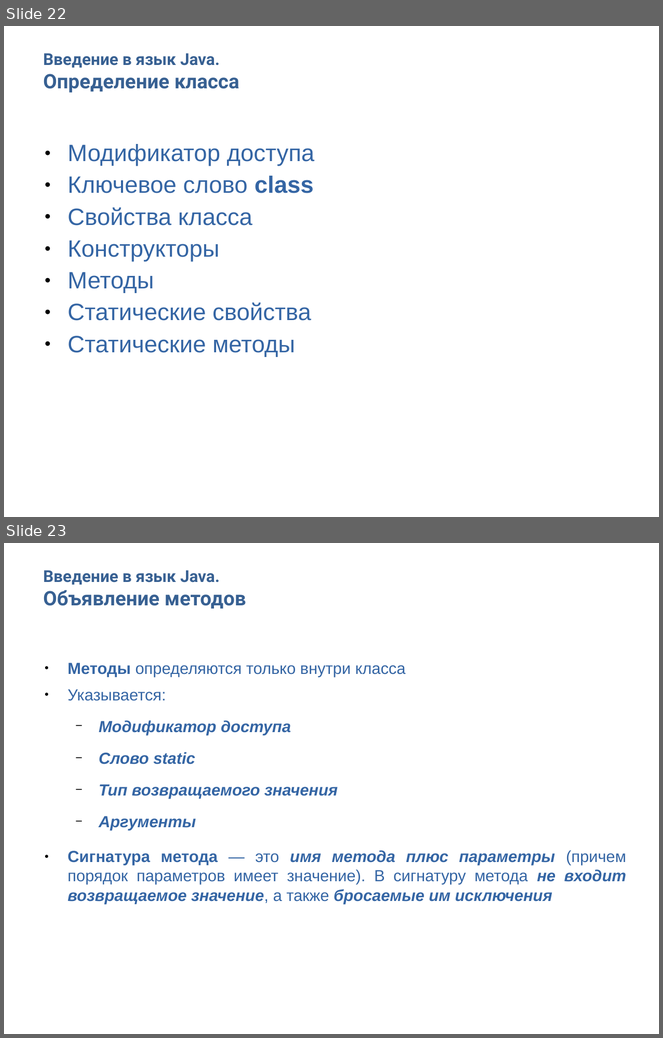
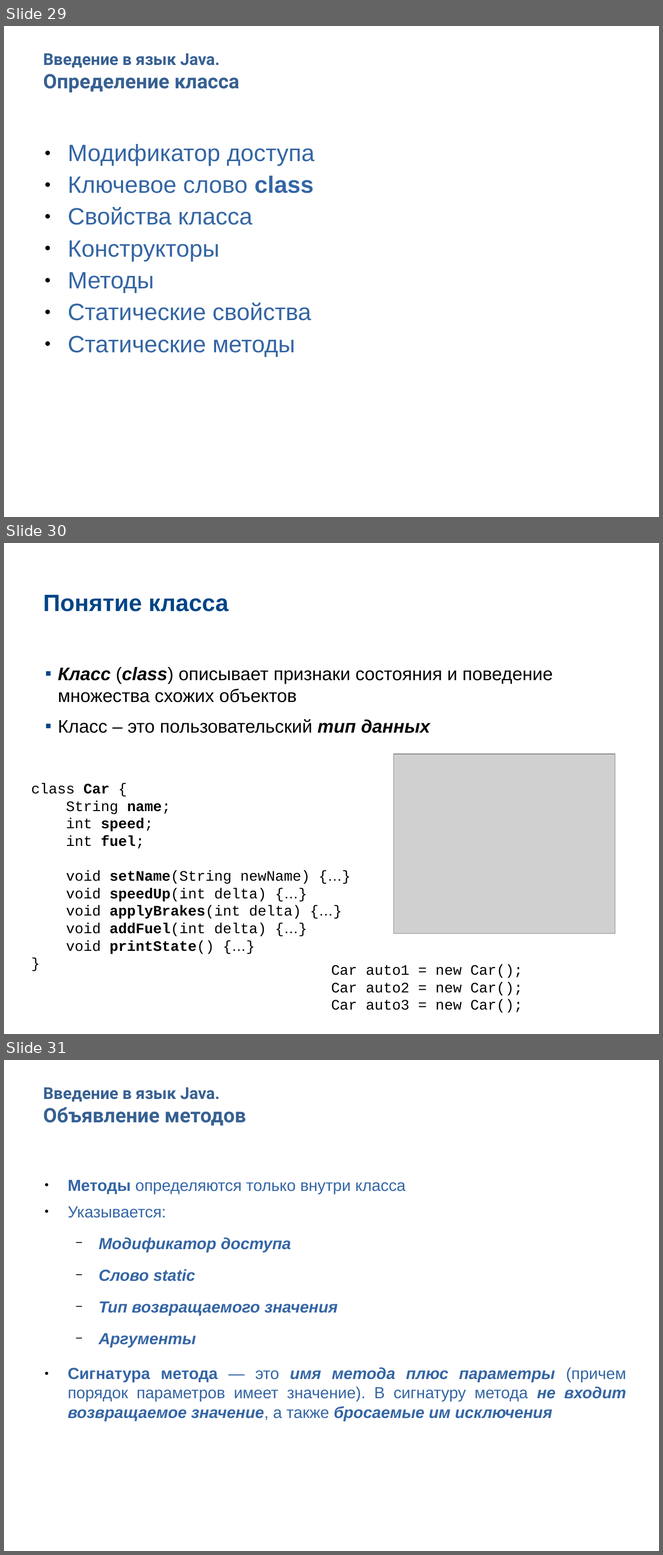
Before and after one commit to Vyacheslav2023/javase0111, a slide deck: presentation/JavaSE101Основы.pptx. Shown one above the other, each under a label of ours: slides 22 and 23 before the commit, slides 29, 30 and 31 after it. The pictures are 663x1038 and 663x1555 pixels, drawn with LibreOffice and Linux fonts; fonts in the diff are those of the drawing; grey boxes stand for pictures; background and template pictures are left out. Boxes give left, top, right and bottom in pixels: in the first picture for what was removed or moved away, otherwise in the second. Text is boxed around its words. In the diff, an @@ line names an element or a change of style, - is before the commit and + after.

```diff
--- a/presentation/JavaSE101Основы.pptx
+++ b/presentation/JavaSE101Основы.pptx
@@ slide 30 added at (4, 543, 659, 1034), background picture (left out) @@
@@ free added at (37, 563, 626, 644), 26 pt, text #004587, bold @@
+Понятие класса
@@ free added at (39, 659, 629, 789), 20 pt, text #000000 @@
+▪ Класс (class) описывает признаки состояния и поведение множества схожих объектов
+▪ Класс – это пользовательский тип данных
@@ picture added at (394, 754, 616, 934) @@
@@ text added at (31, 783, 310, 954), 16 pt, text #000000 @@
+class Car {
+String name;
+int speed;
+int fuel;
+void setName(String newName) {…}
+void speedUp(int delta) {…}
+void applyBrakes(int delta) {…}
+void addFuel(int delta) {…}
+void printState() {…}
+}
@@ text added at (331, 965, 523, 1013), 16 pt, text #000000 @@
+Car auto1 = new Car();
+Car auto2 = new Car();
+Car auto3 = new Car();
@@ what was slide 22 is now slide 29 @@
@@ what was slide 23 is now slide 31 @@
```
Also in this commit, not shown: 3 slides changed, 7 other slides added, 3 other files.
